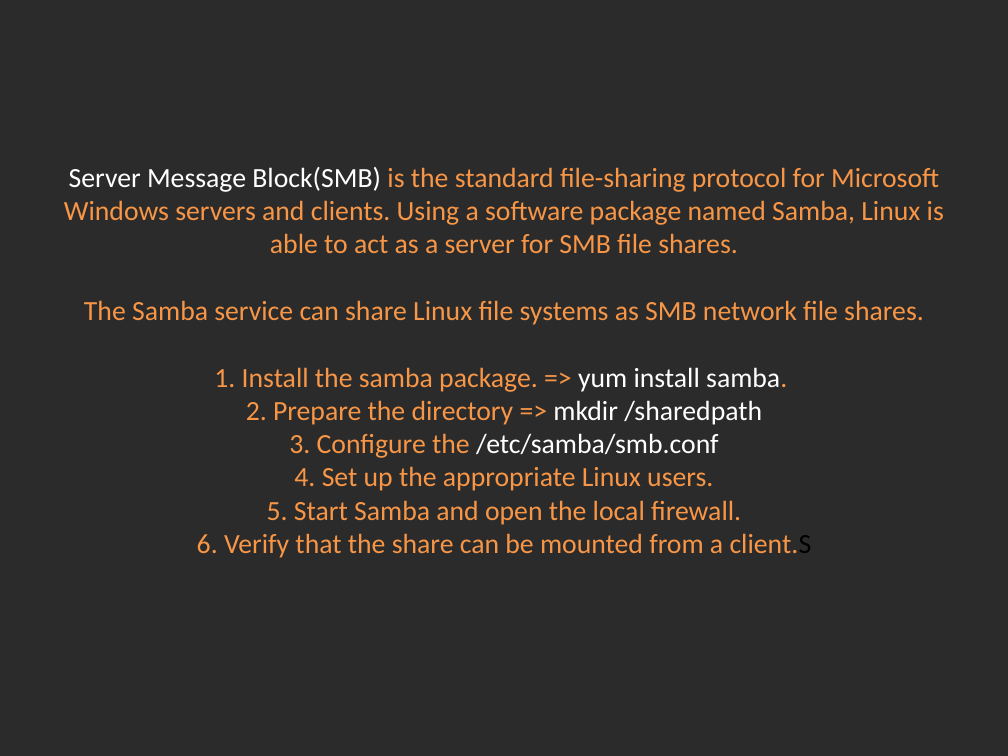
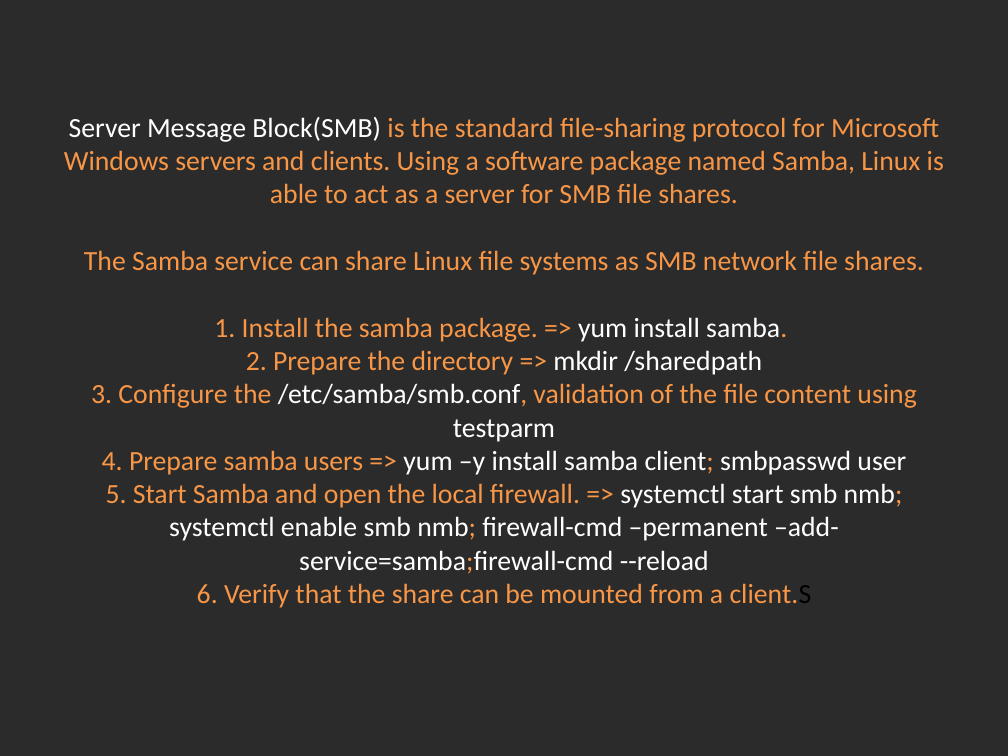
Before and after one commit to Academy-Soft-Intellect/Linux-Course, a slide deck: slide 8 of 12.SSH_NFS_SAMBA/12-SSH_NFS_SAMBA.pptx. Drawn at 1008x756 pixels with LibreOffice and Linux fonts; fonts in the diff are those of the drawing; background and template pictures are left out; a plain dark background stands for a picture behind light text. Boxes give left, top, right and bottom in pixels: in the first picture for what was removed or moved away, otherwise in the second. Text is boxed around its words. In the diff, an @@ line names an element or a change of style, - is before the commit and + after.

```diff
--- a/12.SSH_NFS_SAMBA/12-SSH_NFS_SAMBA.pptx
+++ b/12.SSH_NFS_SAMBA/12-SSH_NFS_SAMBA.pptx
@@ title at [64,117,944,608]: text changed @@
-Server Message Block(SMB) is the standard file-sharing protocol for Microsoft Windows servers and clients. Using a software package named Samba, Linux is able to act as a server for SMB file shares.
-The Samba service can share Linux file systems as SMB network file shares.
-1. Install the samba package. => yum install samba.
-2. Prepare the directory => mkdir /sharedpath
-3. Configure the /etc/samba/smb.conf
-4. Set up the appropriate Linux users.
-5. Start Samba and open the local firewall.
-6. Verify that the share can be mounted from a client.S
+Server Message Block(SMB) is the standard file-sharing protocol for Microsoft Windows servers and clients. Using a software package named Samba, Linux is able to act as a server for SMB file shares.
+The Samba service can share Linux file systems as SMB network file shares.
+1. Install the samba package. => yum install samba.
+2. Prepare the directory => mkdir /sharedpath
+3. Configure the /etc/samba/smb.conf, validation of the file content using testparm
+4. Prepare samba users => yum –y install samba client; smbpasswd user
+5. Start Samba and open the local firewall. => systemctl start smb nmb; systemctl enable smb nmb; firewall-cmd –permanent –add-service=samba;firewall-cmd --reload
+6. Verify that the share can be mounted from a client.S
```
Also in this commit, not shown: 5 other slides changed, 1 other file.
